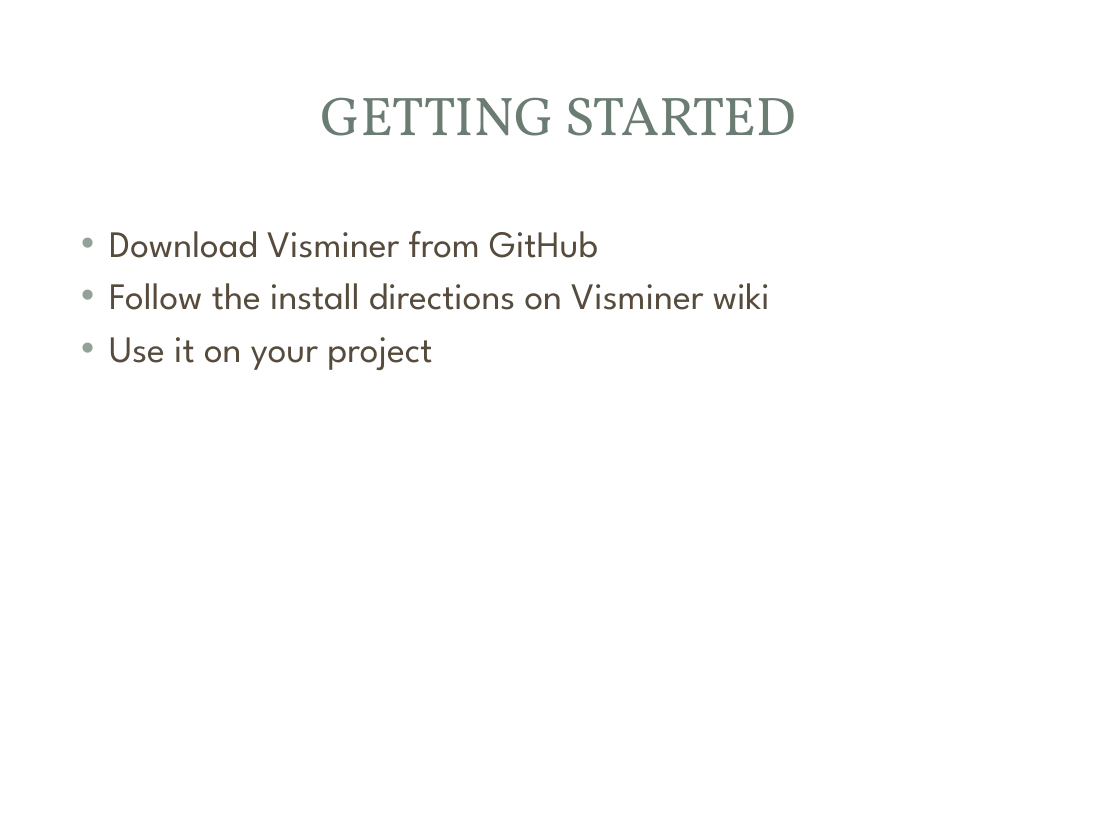
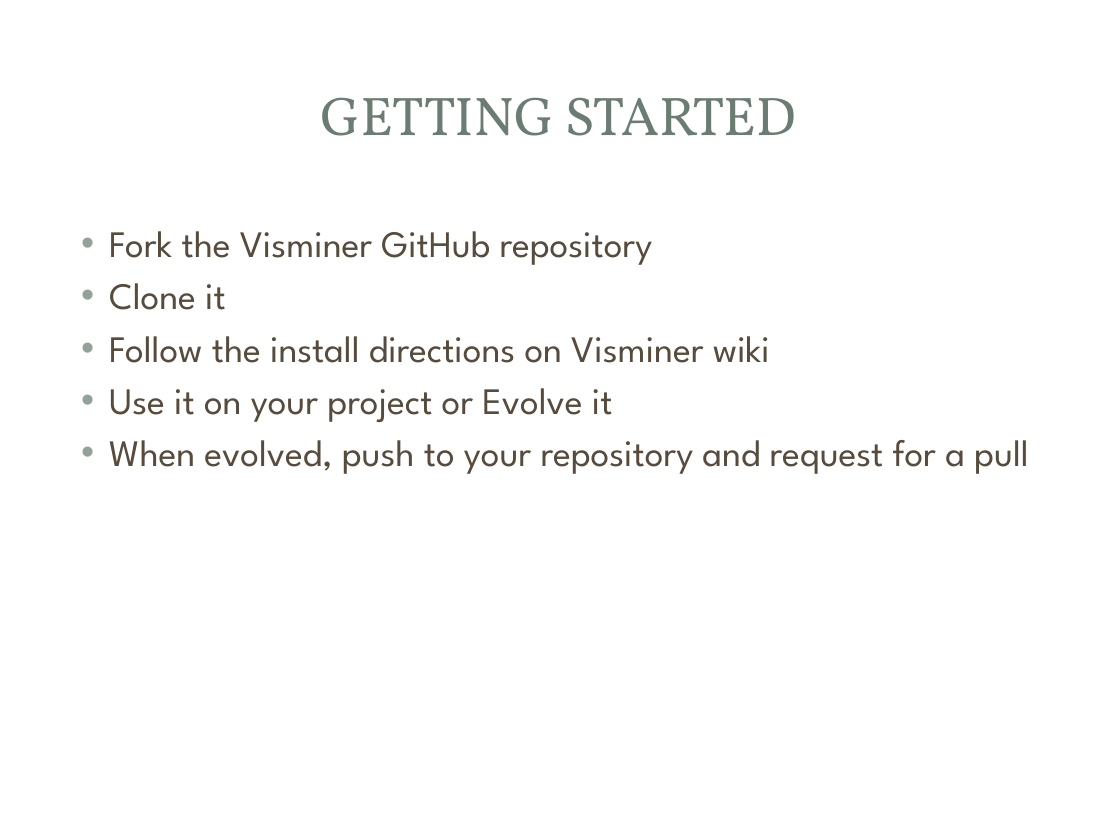
Before and after one commit to visminer/repositoryminer, a slide deck: slide 8 of VisMiner/docs/Visminer-presentation.pptx. Drawn at 1120x840 pixels with LibreOffice and Linux fonts; fonts in the diff are those of the drawing; background and template pictures are left out. Boxes give left, top, right and bottom in pixels: in the first picture for what was removed or moved away, otherwise in the second. Text is boxed around its words. In the diff, an @@ line names an element or a change of style, - is before the commit and + after.

Commit message:
update the presentation

```diff
--- a/VisMiner/docs/Visminer-presentation.pptx
+++ b/VisMiner/docs/Visminer-presentation.pptx
@@ text at box(109, 231, 653, 310): text changed @@
-• Download Visminer from GitHub
+• Fork the Visminer GitHub repository
+• Clone it
@@ text at box(109, 388, 1029, 474): text changed @@
-• Use it on your project
+• Use it on your project or Evolve it
+• When evolved, push to your repository and request for a pull
```
Also in this commit, not shown: 2 other slides changed, 1 slide added.
